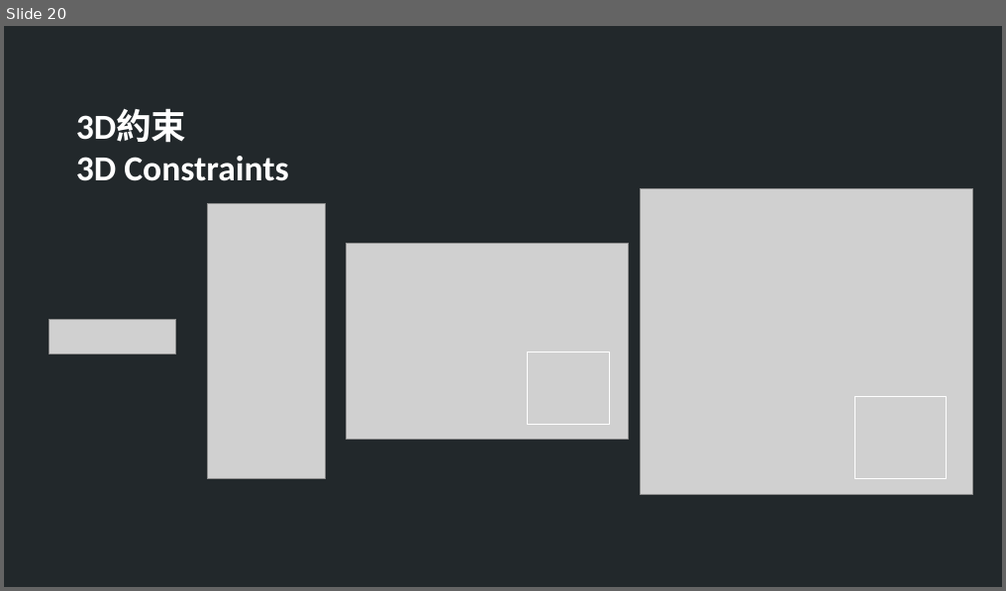
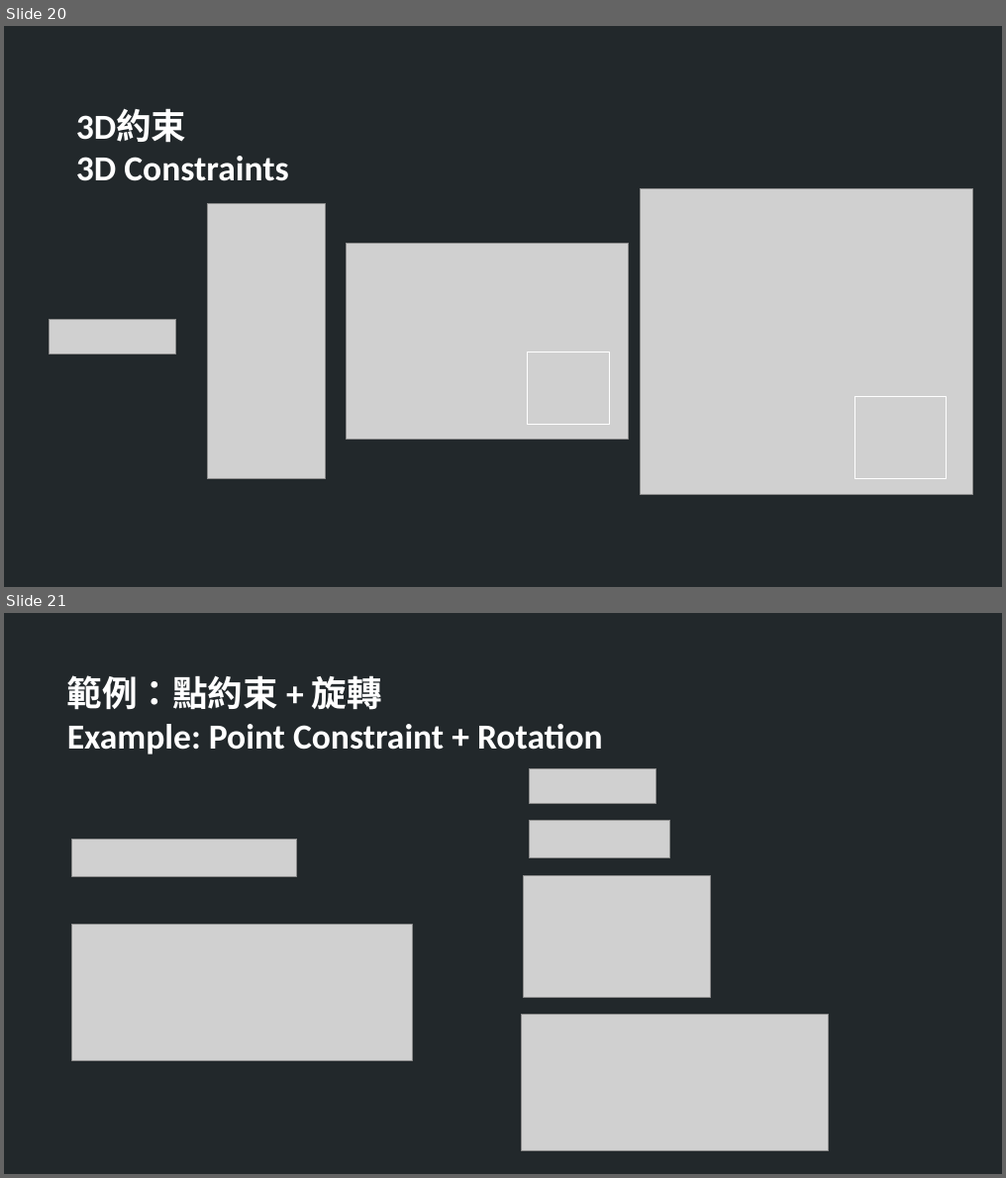
Before and after one commit to TheAllenChou/unity-physics-constraints, a slide deck: slides/physics constraints in games.odp. Shown one above the other, each under a label of ours: slide 20 before the commit, slides 20 and 21 after it. The pictures are 1006x591 and 1006x1178 pixels, drawn with LibreOffice and Linux fonts; fonts in the diff are those of the drawing; grey boxes stand for pictures. Boxes give left, top, right and bottom in pixels: in the first picture for what was removed or moved away, otherwise in the second. Text is boxed around its words. In the diff, an @@ line names an element or a change of style, - is before the commit and + after.

Commit message:
First iteration on inline point constraint with rotation.

```diff
--- a/slides/physics constraints in games.odp
+++ b/slides/physics constraints in games.odp
@@ slide 21 added at (4, 613, 1002, 1174), background #22282B @@
@@ text added at (67, 675, 603, 755), 28 pt, text #FFFFFF, bold @@
+範例：點約束 + 旋轉
+Example: Point Constraint + Rotation
@@ picture added at (530, 768, 656, 803) @@
@@ picture added at (530, 820, 669, 859) @@
@@ picture added at (72, 839, 296, 876) @@
@@ picture added at (523, 876, 710, 998) @@
@@ picture added at (72, 925, 412, 1060) @@
@@ picture added at (521, 1015, 828, 1151) @@
```
Also in this commit, not shown: 30 other files.
